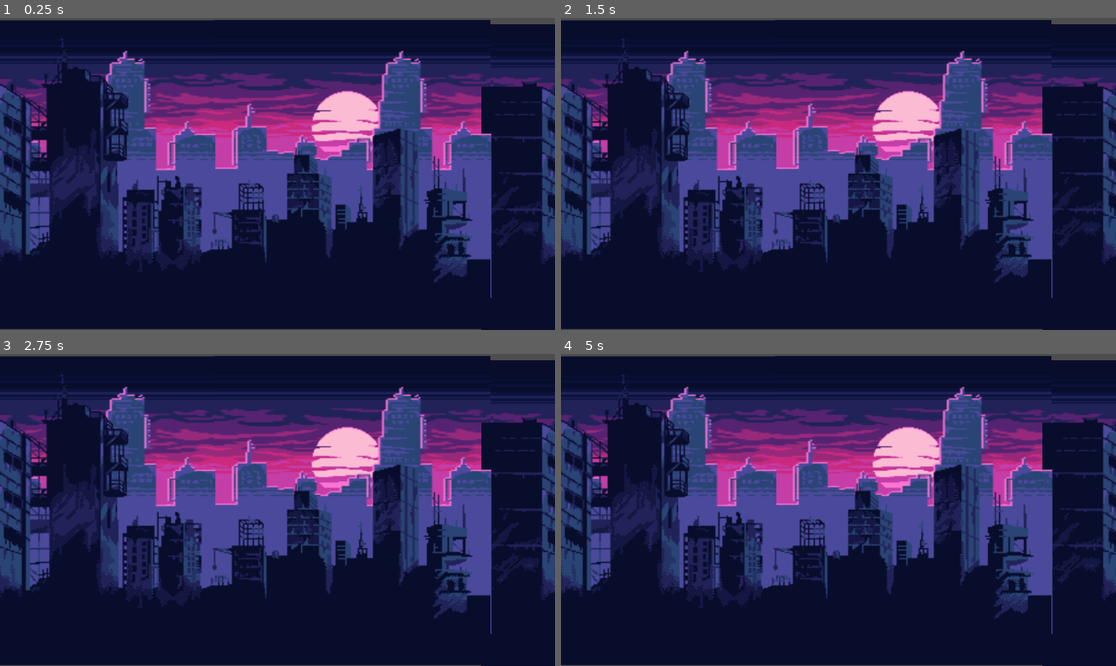
Above: before the commit, frames 1-4 (two rows, left to right).
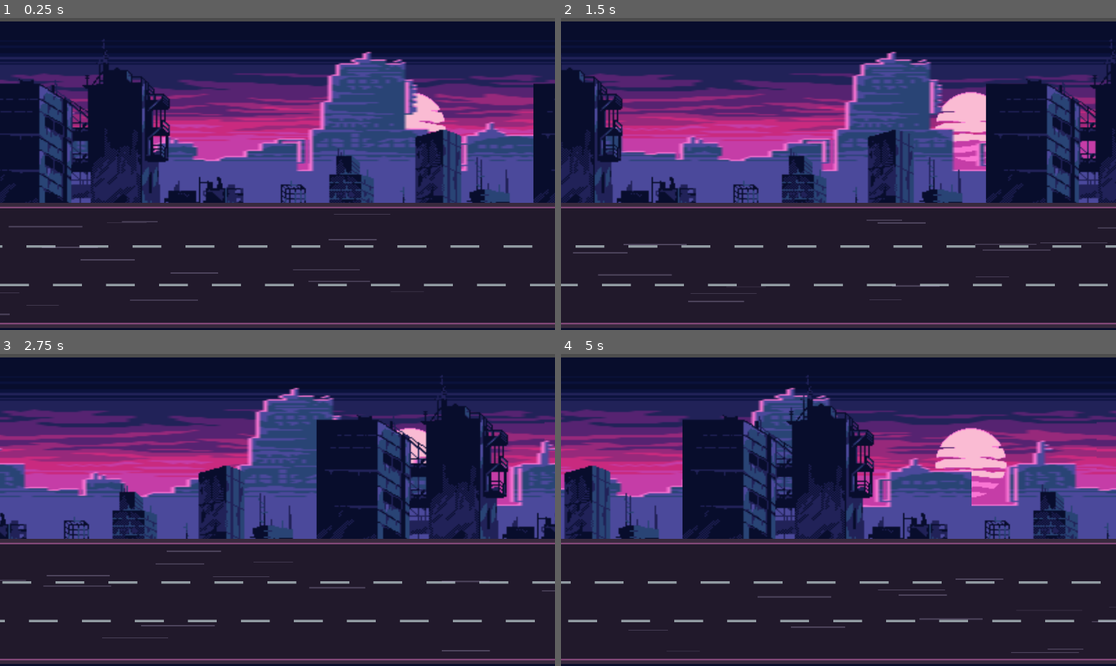
Above: after the commit, the same moments.

Repository: kcfraser54/TheMotorcycleGame
Game: Godot game, scene res://scenes/main/Main.tscn
Same seed, same stepped clock (60 frames per second), same inputs: the game is played once before the commit and once after it.
Inputs:
- Up to frame 1 (0.25 s): no input
- Up to frame 2 (1.5 s): no input
- Up to frame 3 (2.75 s): no input
- Up to frame 4 (5 s): no input

The runs differ from the first frame. In frame 1, 69% of the frame differs, in the area x 0-100%, y 0-100%; in frame 2, 72%; in frame 3, 74%; in frame 4, 75%.

Commit message:
Add scrolling background

Diff:
--- a/scenes/background/background.tscn
+++ b/scenes/background/background.tscn
@@ -4,20 +4,34 @@
 [ext_resource type="Texture2D" uid="uid://cwkq4dkmka3k2" path="res://assets/sprites/synthcity/far-buildings.png" id="2_wisxt"]
 [ext_resource type="Texture2D" uid="uid://cshjr1tvfcoyc" path="res://assets/sprites/synthcity/near-buildings.png" id="3_wax1t"]
 [ext_resource type="Texture2D" uid="uid://dq7h7m15pul6p" path="res://assets/sprites/synthcity/sun.png" id="4_1tmhi"]
+[ext_resource type="Script" path="res://scripts/gameplay/Background.gd" id="5_bg"]
 
 [node name="Background" type="Node2D" unique_id=1781701859]
+script = ExtResource("5_bg")
 
 [node name="Sky" type="Sprite2D" parent="." unique_id=310627069]
 z_index = -1000
-position = Vector2(-286, 0.24998473)
+position = Vector2(-286, 0)
 scale = Vector2(7.178125, 2.64375)
 texture = ExtResource("1_cbsqf")
 
 [node name="Sky2" type="Sprite2D" parent="." unique_id=1122637386]
 z_index = -1000
 position = Vector2(285, 0)
-scale = Vector2(7.178125, 2.6458333)
+scale = Vector2(7.178125, 2.64375)
 texture = ExtResource("1_cbsqf")
+
+[node name="Sun" type="Sprite2D" parent="." unique_id=1129946536]
+z_index = -999
+position = Vector2(275, -95)
+scale = Vector2(2.3111112, 2.2125)
+texture = ExtResource("4_1tmhi")
+
+[node name="FarBuildings" type="Sprite2D" parent="." unique_id=1573535025]
+z_index = -995
+position = Vector2(-286, -53)
+scale = Vector2(3.993055, 2.6020834)
+texture = ExtResource("2_wisxt")
 
 [node name="FarBuildings2" type="Sprite2D" parent="." unique_id=1876591978]
 z_index = -995
@@ -25,20 +39,56 @@
 scale = Vector2(3.993055, 2.6020834)
 texture = ExtResource("2_wisxt")
 
-[node name="FarBuildings3" type="Sprite2D" parent="." unique_id=1573535025]
-z_index = -995
-position = Vector2(-286, -53)
-scale = Vector2(3.993055, 2.6020834)
-texture = ExtResource("2_wisxt")
-
 [node name="NearBuildings" type="Sprite2D" parent="." unique_id=921714482]
-z_index = -995
-position = Vector2(-1.9999981, 13.999998)
+z_index = -990
+position = Vector2(-286, 14)
 scale = Vector2(2.8696873, 2.5822918)
 texture = ExtResource("3_wax1t")
 
-[node name="Sun" type="Sprite2D" parent="." unique_id=1129946536]
-z_index = -999
-position = Vector2(275, -95)
-scale = Vector2(2.3111112, 2.2125)
-texture = ExtResource("4_1tmhi")
+[node name="NearBuildings2" type="Sprite2D" parent="."]
+z_index = -990
+position = Vector2(286, 14)
+scale = Vector2(2.8696873, 2.5822918)
+texture = ExtResource("3_wax1t")
+
+[node name="Road" type="Node2D" parent="."]
+z_index = -980
+
+[node name="RoadSurface" type="ColorRect" parent="Road"]
+offset_left = -800.0
+offset_top = 70.0
+offset_right = 800.0
+offset_bottom = 310.0
+color = Color(0.13, 0.1, 0.17, 1)
+
+[node name="ShoulderTop" type="ColorRect" parent="Road"]
+offset_left = -800.0
+offset_top = 60.0
+offset_right = 800.0
+offset_bottom = 70.0
+color = Color(0.22, 0.16, 0.24, 1)
+
+[node name="ShoulderBottom" type="ColorRect" parent="Road"]
+offset_left = -800.0
+offset_top = 310.0
+offset_right = 800.0
+offset_bottom = 320.0
+color = Color(0.22, 0.16, 0.24, 1)
+
+[node name="RoadEdgeTop" type="ColorRect" parent="Road"]
+offset_left = -800.0
+offset_top = 68.0
+offset_right = 800.0
+offset_bottom = 71.0
+color = Color(0.55, 0.3, 0.5, 1)
+
+[node name="RoadEdgeBottom" type="ColorRect" parent="Road"]
+offset_left = -800.0
+offset_top = 309.0
+offset_right = 800.0
+offset_bottom = 312.0
+color = Color(0.55, 0.3, 0.5, 1)
+
+[node name="Dashes" type="Node2D" parent="Road"]
+
+[node name="SpeedLines" type="Node2D" parent="Road"]
--- a/scenes/main/Main.tscn
+++ b/scenes/main/Main.tscn
@@ -6,8 +6,4 @@
 
 [node name="Camera2D" type="Camera2D" parent="." unique_id=395819029]
 
-[node name="Background2" parent="." unique_id=1781701859 instance=ExtResource("1_u1xfj")]
-position = Vector2(999, 6)
-
 [node name="Background" parent="." unique_id=1733403727 instance=ExtResource("1_u1xfj")]
-position = Vector2(-130, -2)
--- /dev/null
+++ b/scripts/gameplay/Background.gd
@@ -0,0 +1,164 @@
+extends Node2D
+
+## Side-view scrolling background for a motorcycle game.
+## Camera looks at the bike's profile; everything scrolls right -> left.
+
+# --- Parallax horizontal scroll speeds (pixels/sec) -----------------------
+# Closer layers move faster — creates depth.
+@export var sky_speed: float = 8.0
+@export var far_buildings_speed: float = 60.0
+@export var near_buildings_speed: float = 180.0
+
+# --- Road / ground motion ------------------------------------------------
+@export var road_speed: float = 900.0          # how fast lane dashes scream past
+@export var dash_count: int = 14
+@export var dash_width: float = 60.0
+@export var dash_height: float = 5.0
+@export var dash_gap: float = 50.0             # spacing between dashes
+## Y positions of each lane divider (top-down view, 3-lane road).
+@export var lane_divider_ys: Array[float] = [150.0, 230.0]
+@export var dash_color: Color = Color(0.65, 0.7, 0.72, 0.85)
+
+# Speed lines streak across the road for a "rushing" sensation.
+@export var speed_line_count: int = 16
+@export var speed_line_min_speed: float = 600.0
+@export var speed_line_max_speed: float = 1500.0
+@export var road_top_y: float = 75.0
+@export var road_bottom_y: float = 305.0
+@export var speed_line_color: Color = Color(0.75, 0.7, 0.85, 0.28)
+
+@onready var sky_pair: Array = [$Sky, $Sky2]
+@onready var far_pair: Array = [$FarBuildings, $FarBuildings2]
+@onready var near_pair: Array = [$NearBuildings, $NearBuildings2]
+@onready var dashes_root: Node2D = $Road/Dashes
+@onready var speed_lines_root: Node2D = $Road/SpeedLines
+
+var _screen_left: float
+var _screen_right: float
+
+var _dashes: Array = []
+var _speed_lines: Array = []   # each: { node: ColorRect, speed: float }
+
+
+func _ready() -> void:
+	randomize()
+	# Derive screen bounds from the actual viewport so nothing is hardcoded.
+	var vp_size := get_viewport_rect().size
+	_screen_left = -vp_size.x * 0.5 - 50.0   # small buffer
+	_screen_right = vp_size.x * 0.5 + 50.0
+	_normalize_pair(sky_pair)
+	_normalize_pair(far_pair)
+	_normalize_pair(near_pair)
+	_build_dashes()
+	_build_speed_lines()
+
+
+func _process(delta: float) -> void:
+	_scroll_pair(sky_pair, sky_speed, delta)
+	_scroll_pair(far_pair, far_buildings_speed, delta)
+	_scroll_pair(near_pair, near_buildings_speed, delta)
+	_animate_dashes(delta)
+	_animate_speed_lines(delta)
+
+
+# --- Parallax sprite pair scrolling --------------------------------------
+func _normalize_pair(pair: Array) -> void:
+	if pair.size() < 2:
+		return
+	# Each tile MUST be at least as wide as the viewport.  If the texture is
+	# too small, we scale it up so one tile can always cover the whole screen
+	# while the other is wrapping around.
+	var vp_w: float = get_viewport_rect().size.x
+	var tex_w: float = pair[0].texture.get_width()
+	var min_scale_x: float = vp_w / tex_w
+	for s in pair:
+		if s.scale.x < min_scale_x:
+			s.scale.x = min_scale_x
+
+	# Sync scale & y between the two sprites.
+	pair[1].scale = pair[0].scale
+	pair[1].position.y = pair[0].position.y
+
+	var tile_w: float = _tile_width(pair[0])
+	# Place sprite 0 so it covers the left half, sprite 1 directly to its right.
+	pair[0].position.x = 0.0
+	pair[1].position.x = tile_w
+
+
+func _tile_width(sprite: Sprite2D) -> float:
+	return sprite.texture.get_width() * sprite.scale.x
+
+
+func _scroll_pair(pair: Array, speed: float, delta: float) -> void:
+	if pair.size() < 2:
+		return
+	var tile_w: float = _tile_width(pair[0])
+
+	for s in pair:
+		s.position.x -= speed * delta
+
+	# Wrap: when a sprite's RIGHT edge scrolls past the LEFT edge of the
+	# viewport, teleport it to the right of its partner.  Because each tile
+	# is >= viewport width, the partner always covers the full screen during
+	# the transition — no gaps, no pop-in.
+	var vp_half: float = get_viewport_rect().size.x * 0.5
+	for i in range(pair.size()):
+		var s: Sprite2D = pair[i]
+		var right_edge: float = s.position.x + tile_w * 0.5
+		if right_edge <= -vp_half:
+			var other: Sprite2D = pair[1 - i]
+			s.position.x = other.position.x + tile_w
+
+
+# --- Dashed lane markings (the "conveyor belt") --------------------------
+func _build_dashes() -> void:
+	var spacing: float = dash_width + dash_gap
+	# Stagger lanes by half a cycle so the dashes don't all line up vertically.
+	for lane_index in range(lane_divider_ys.size()):
+		var y: float = lane_divider_ys[lane_index]
+		var offset: float = (spacing * 0.5) if (lane_index % 2 == 1) else 0.0
+		for i in range(dash_count):
+			var dash := ColorRect.new()
+			dash.color = dash_color
+			dash.size = Vector2(dash_width, dash_height)
+			dash.position = Vector2(_screen_left + i * spacing + offset, y - dash_height * 0.5)
+			dashes_root.add_child(dash)
+			_dashes.append(dash)
+
+
+func _animate_dashes(delta: float) -> void:
+	var spacing: float = dash_width + dash_gap
+	var total_span: float = dash_count * spacing
+	for dash in _dashes:
+		dash.position.x -= road_speed * delta
+		if dash.position.x + dash_width < _screen_left:
+			dash.position.x += total_span
+
+
+# --- Speed lines (motion streaks across the ground) ----------------------
+func _build_speed_lines() -> void:
+	for i in range(speed_line_count):
+		var line := ColorRect.new()
+		line.color = speed_line_color
+		var length: float = randf_range(60.0, 180.0)
+		var thickness: float = randf_range(1.0, 3.0)
+		line.size = Vector2(length, thickness)
+		line.position = Vector2(
+			randf_range(_screen_left, _screen_right),
+			randf_range(road_top_y, road_bottom_y)
+		)
+		speed_lines_root.add_child(line)
+		_speed_lines.append({
+			"node": line,
+			"speed": randf_range(speed_line_min_speed, speed_line_max_speed),
+		})
+
+
+func _animate_speed_lines(delta: float) -> void:
+	for entry in _speed_lines:
+		var line: ColorRect = entry["node"]
+		line.position.x -= entry["speed"] * delta
+		if line.position.x + line.size.x < _screen_left:
+			line.position.x = _screen_right + randf_range(0.0, 200.0)
+			line.position.y = randf_range(road_top_y, road_bottom_y)
+			entry["speed"] = randf_range(speed_line_min_speed, speed_line_max_speed)
Not shown, added: scripts/gameplay/Background.gd.uid
